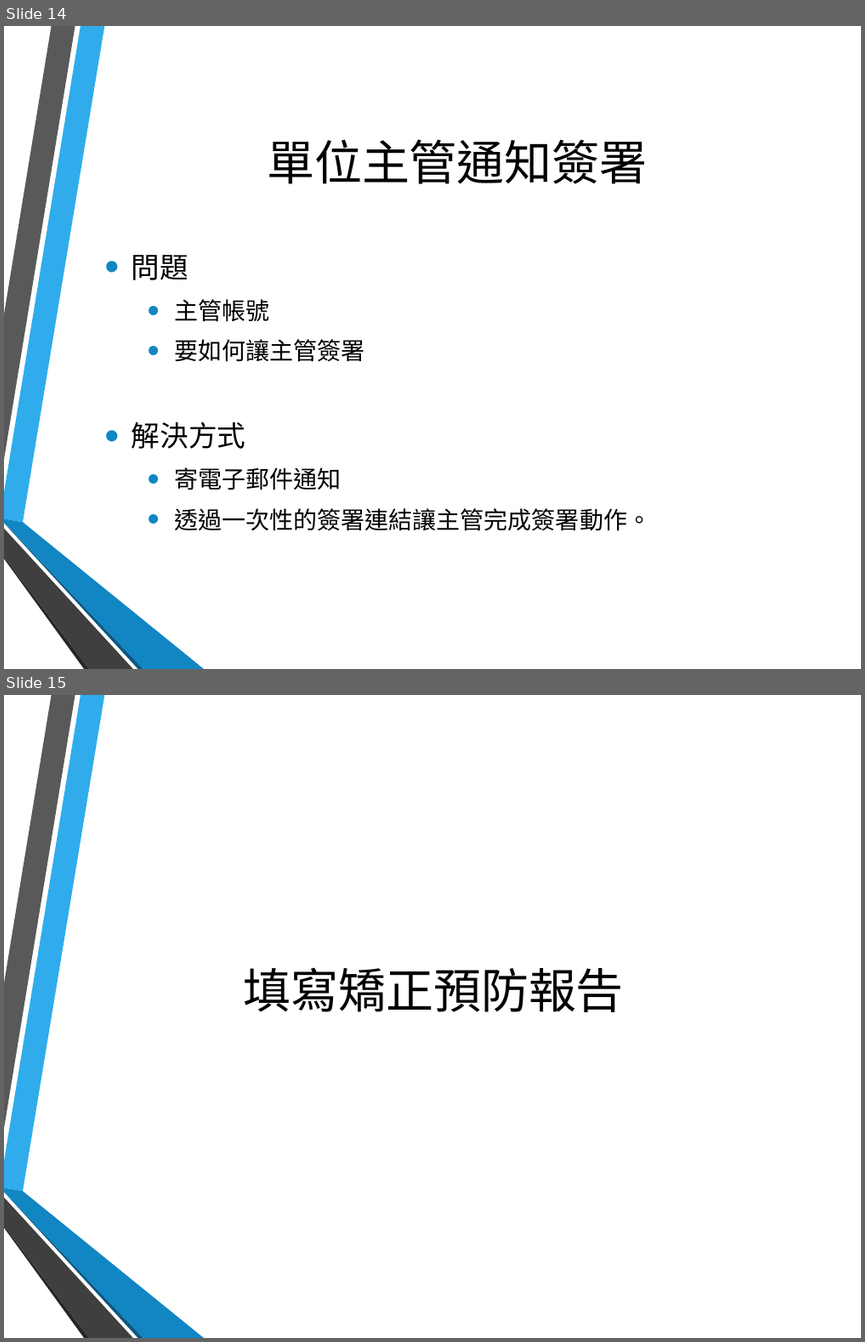
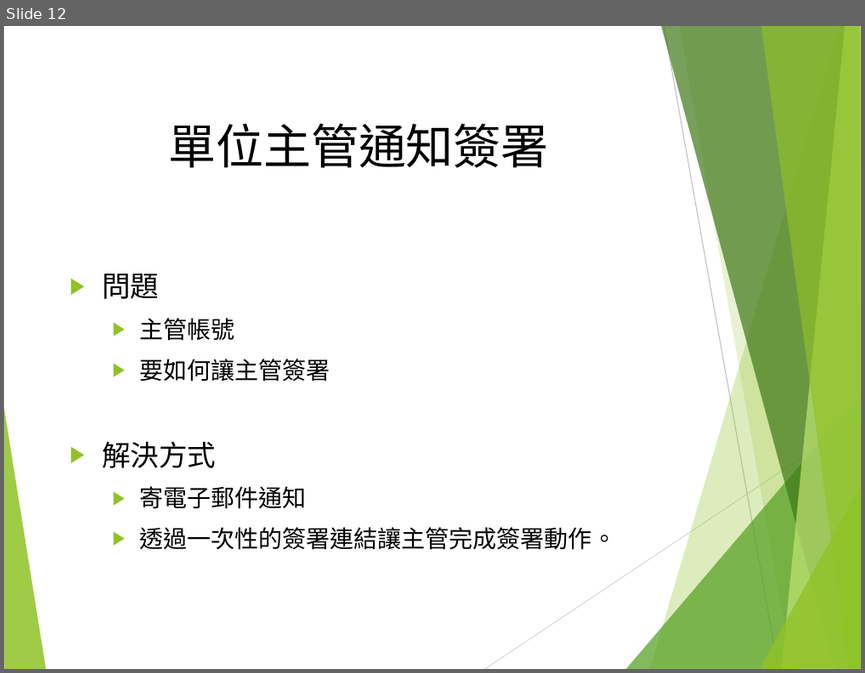
Before and after one commit to hsinewu/pia, a slide deck: Contest/FinalPresentation.pptx. Shown one above the other, each under a label of ours: slides 14 and 15 before the commit, slide 12 after it. The pictures are 865x1342 and 865x673 pixels, drawn with LibreOffice and Linux fonts; fonts in the diff are those of the drawing; background and template pictures are left out. Boxes give left, top, right and bottom in pixels: in the first picture for what was removed or moved away, otherwise in the second. Text is boxed around its words. In the diff, an @@ line names an element or a change of style, - is before the commit and + after.

```diff
--- a/Contest/FinalPresentation.pptx
+++ b/Contest/FinalPresentation.pptx
@@ slide 15 removed at [4, 695, 861, 1338], background picture (left out); not listed: 6 template elements that a slide beside it also shows @@
@@ title removed at [243, 967, 624, 1012] @@
-填寫矯正預防報告
@@ what was slide 14 is now slide 12 @@
@@ slide 12 changed as well @@
@@ title "單位主管通知簽署": place and size @@
-title "單位主管通知簽署" at [267, 139, 647, 184]
+title "單位主管通知簽署" at [168, 123, 549, 168]
@@ text "問題": place and size @@
-text "問題" at [132, 299, 651, 531]
+text "問題" at [102, 273, 616, 550]
@@ text "問題" at [102, 273, 616, 550]: bullet • to ▶; bullet colour #1186C3 to #90C226 @@
@@ group added at [4, 26, 861, 669]: 8 freeform shapes, 2 lines @@
@@ group removed at [4, 26, 204, 669]: 6 freeform shapes @@
```
Also in this commit, not shown: 19 other slides changed, 2 slides added, 2 other slides removed.
